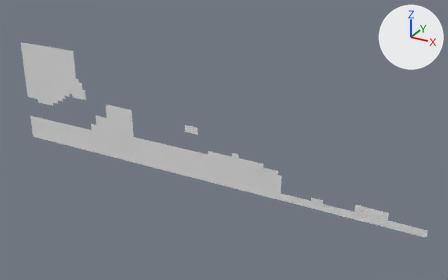
Before and after pictures for a commit that changed the OBJ model Assets/Tiled2Unity/Meshes/introduction.obj.
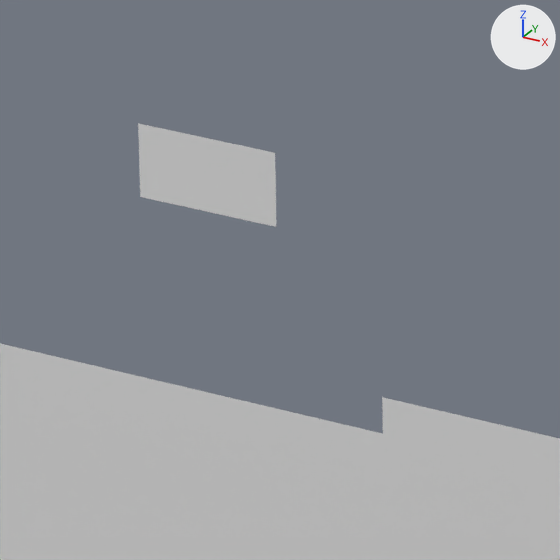
Each version is shown whole from a 50 mm lens placed at (5.64, -40.66, 14.93), pointed at (-17.1, 0.69, -5.74), then close up on the part from 38% to 50% of the width and 40% to 60% of the height. The lights are fixed; the arrows at upper right show +X, +Y and +Z. Where no turn or scale is listed for an object, it has been applied to the vertices.

The first close-up shows 'introduction'.
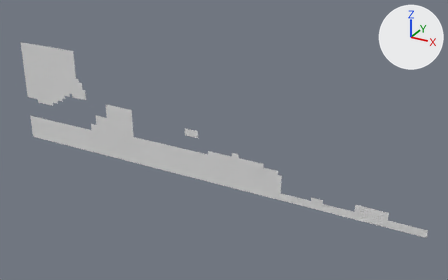
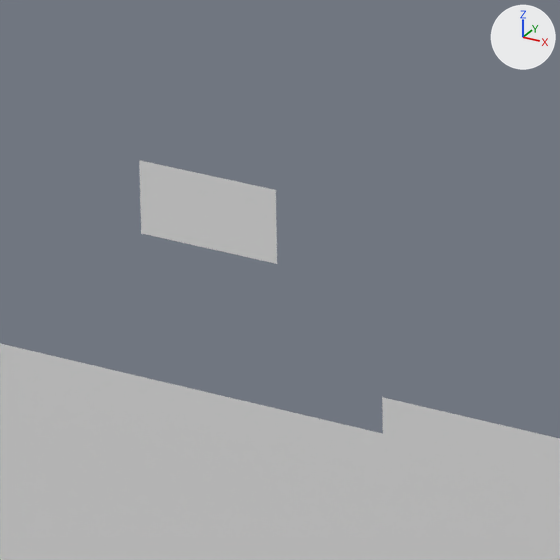
Boxes [x1, y1, x2, y2] around the edits, measured in the close-ups (560 x 560 px; the box of a moved part takes in the faces that stretch with it):
```json
{"object": "introduction", "change": "reshaped", "before": [0, 123, 560, 560], "after": [0, 160, 560, 560]}
{"part": 1, "of": "me_introduction", "change": "moved or reshaped", "before": [138, 123, 276, 190], "after": [140, 197, 277, 264]}
```

Edits to the scene script, one JSON object a line:
```json
{"block": "me_introduction", "where": "me_introduction.from_pydata(...)  # 1386 vertices, 1194 faces; spans x -38.4..0.0, y 0.0, z -9.6..0.0"}
{"block": "me_introduction", "where": "# used by ob_introduction; location = (0.0, 0.0, 0.0)"}
{"block": "me_introduction", "where": "# verts and faces of me_introduction; kept vertices keep their numbers, new ones are numbered from 1386"}
{"block": "me_introduction", "where": "# before: 368 (-19.2, 0.0, -5.1) at pixel (275, 189), 369 (-19.5, 0.0, -5.1) at pixel (241, 182), 370 (-19.5, 0.0, -4.8) at pixel (240, 145), 371 (-19.2, 0.0, -4.8) at pixel (275, 152), 372 (-19.8, 0.0, -5.1) at pixel (207, 175)"}
{"block": "me_introduction", "where": "# before: 373 (-19.8, 0.0, -4.8) at pixel (206, 137), 374 (-20.2, 0.0, -5.1) at pixel (173, 167), 375 (-20.2, 0.0, -4.8) at pixel (172, 130), 376 (-20.5, 0.0, -5.1) at pixel (139, 160), 377 (-20.5, 0.0, -4.8) at pixel (138, 123)"}
{"block": "me_introduction", "where": "# before: 403 (-19.2, 0.0, -5.4) at pixel (276, 227), 404 (-19.5, 0.0, -5.4) at pixel (242, 219), 405 (-19.8, 0.0, -5.4) at pixel (208, 211), 406 (-20.2, 0.0, -5.4) at pixel (174, 204), 407 (-20.5, 0.0, -5.4) at pixel (140, 196)"}
{"block": "me_introduction", "change": "me_introduction part 1"}
{"op": "add", "block": "me_introduction", "code": "delete_vertices([370, 371, 373, 375, 377])  # with the faces that use them"}
{"op": "add", "block": "me_introduction", "code": "for new, old in zip([*range(1386, 1391)], [*range(403, 408)]): verts[new] = verts[old] + (0.0, 0.0, -0.4)"}
{"op": "add", "block": "me_introduction", "code": "faces += [(403, 1386, 1387, 404), (404, 1387, 1388, 405), (405, 1388, 1389, 406), (406, 1389, 1390, 407)]"}
```
